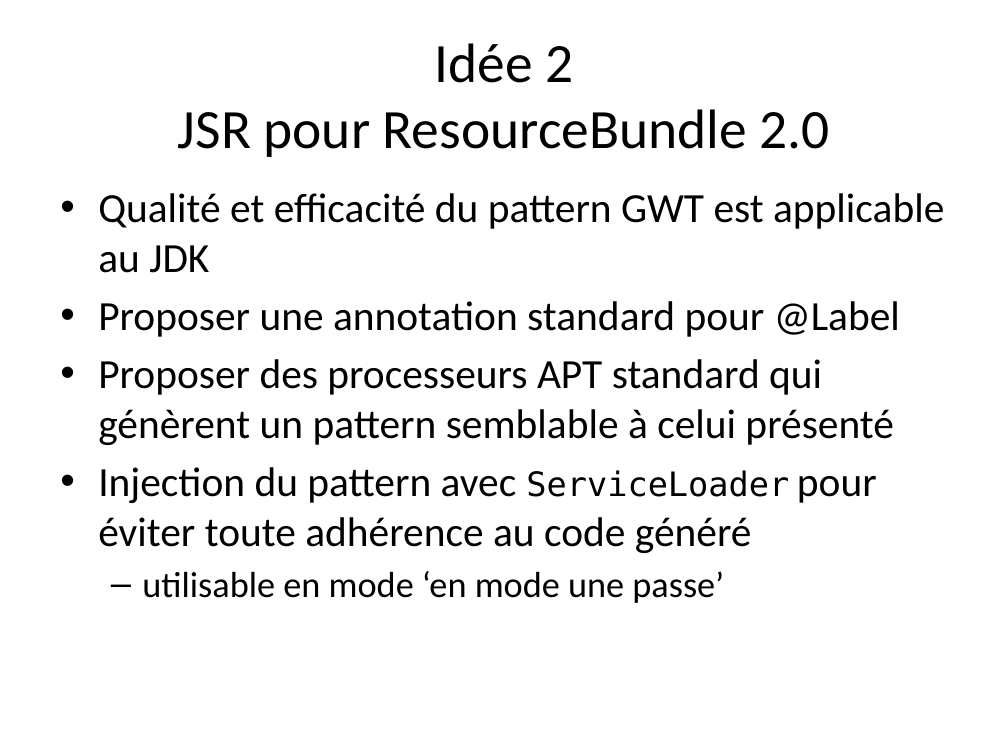
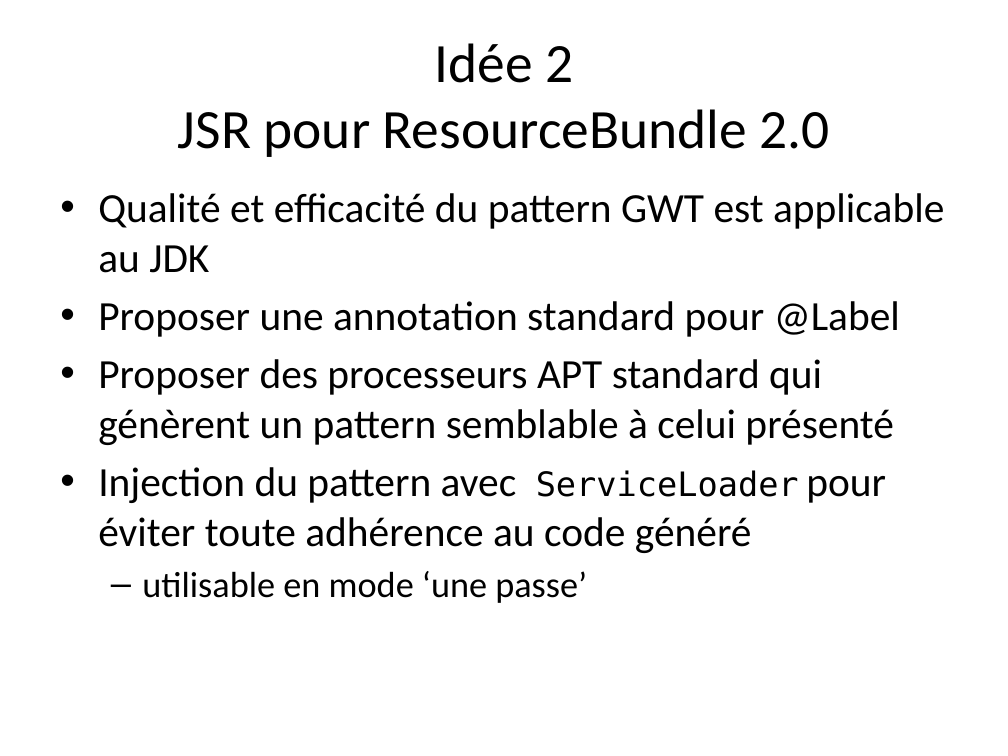
Before and after one commit to dbaeli/ez18n, a slide deck: slide 21 of ez18n-slides/ez18n_hands_on.pptx. Drawn at 1008x756 pixels with LibreOffice and Linux fonts; fonts in the diff are those of the drawing; background and template pictures are left out. Boxes give left, top, right and bottom in pixels: in the first picture for what was removed or moved away, otherwise in the second. Text is boxed around its words. In the diff, an @@ line names an element or a change of style, - is before the commit and + after.

Commit message:
continue ez18n_hands_on (typo)

```diff
--- a/ez18n-slides/ez18n_hands_on.pptx
+++ b/ez18n-slides/ez18n_hands_on.pptx
@@ text at box(142, 571, 587, 603): text changed @@
-  – utilisable en mode ‘en mode une passe’
+  – utilisable en mode ‘une passe’
```
